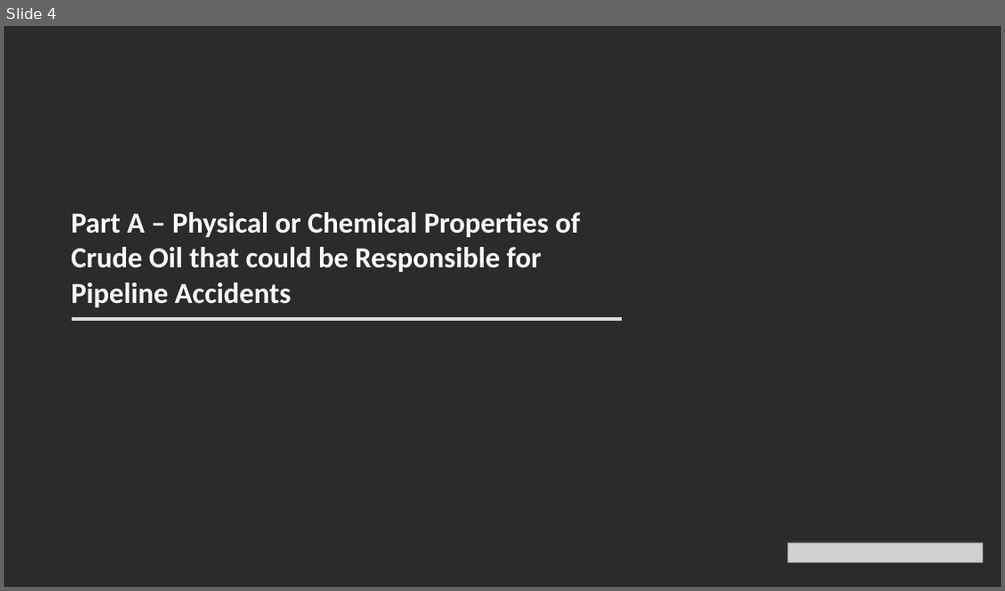
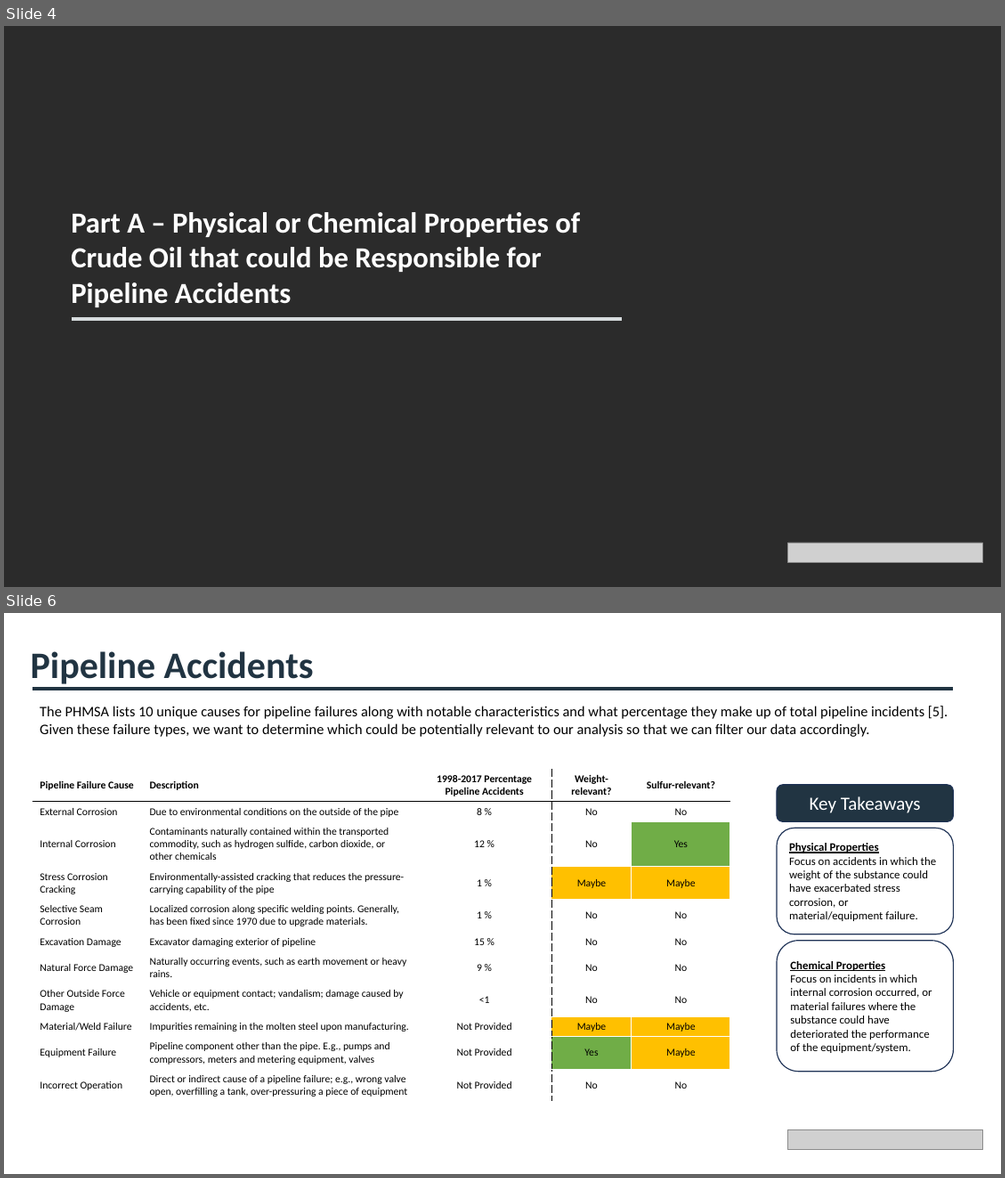
Before and after one commit to cameronmackinnon/crude_oil_accidents, a slide deck: presentations/Pipeline Accidents Presentation v0.pptx. Shown one above the other, each under a label of ours: slide 4 before the commit, slides 4 and 6 after it; the slides between them are not shown. The pictures are 1005x591 and 1005x1178 pixels, drawn with LibreOffice and Linux fonts; fonts in the diff are those of the drawing; grey boxes stand for pictures; background and template pictures are left out; a plain dark background stands for a picture behind light text. Boxes give left, top, right and bottom in pixels: in the first picture for what was removed or moved away, otherwise in the second. Text is boxed around its words. In the diff, an @@ line names an element or a change of style, - is before the commit and + after.

```diff
--- a/presentations/Pipeline Accidents Presentation v0.pptx
+++ b/presentations/Pipeline Accidents Presentation v0.pptx
@@ slide 6 added at [4, 613, 1001, 1174], background #FFFFFF @@
@@ text added at [31, 651, 314, 684], 36 pt, text #213442, bold @@
+Pipeline Accidents
@@ line added from (32, 689) to (954, 689), #213442 3 pt @@
@@ text added at [40, 706, 947, 737], 14 pt, text #000000 @@
+The PHMSA lists 10 unique causes for pipeline failures along with notable characteristics and what percentage they make up of total pipeline incidents [5]. Given these failure types, we want to determine which could be potentially relevant to our analysis so that we can filter our data accordingly.
@@ table added at [32, 770, 731, 1113], 11 rows, 5 columns @@
+Pipeline Failure Cause | Description | 1998-2017 Percentage Pipeline Accidents | Weight-relevant? | Sulfur-relevant?
+External Corrosion | Due to environmental conditions on the outside of the pipe | 8 % | No | No
+Internal Corrosion | Contaminants naturally contained within the transported commodity, such as hydrogen sulfide, carbon dioxide, or other chemicals | 12 % | No | Yes
+Stress Corrosion Cracking | Environmentally-assisted cracking that reduces the pressure-carrying capability of the pipe | 1 % | Maybe | Maybe
+Selective Seam Corrosion | Localized corrosion along specific welding points. Generally, has been fixed since 1970 due to upgrade materials. | 1 % | No | No
+Excavation Damage | Excavator damaging exterior of pipeline | 15 % | No | No
+Natural Force Damage | Naturally occurring events, such as earth movement or heavy rains. | 9 % | No | No
+Other Outside Force Damage | Vehicle or equipment contact; vandalism; damage caused by accidents, etc. | <1 | No | No
+Material/Weld Failure | Impurities remaining in the molten steel upon manufacturing. | Not Provided | Maybe | Maybe
+Equipment Failure | Pipeline component other than the pipe. E.g., pumps and compressors, meters and metering equipment, valves | Not Provided | Yes | Maybe
+Incorrect Operation | Direct or indirect cause of a pipeline failure; e.g., wrong valve open, overfilling a tank, over-pressuring a piece of equipment | Not Provided | No | No
@@ rounded rectangle added at [777, 785, 953, 822], fill #213442, outline #1E3256 1 pt, 18 pt, text #FFFFFF @@
+Key Takeaways
@@ rounded rectangle added at [777, 827, 953, 933], outline #1E3256 1 pt, 11 pt, text #000000 @@
+Physical Properties
+Focus on accidents in which the weight of the substance could have exacerbated stress corrosion, or material/equipment failure.
@@ rounded rectangle added at [777, 941, 953, 1071], outline #1E3256 1 pt, 11 pt, text #000000 @@
+Chemical Properties
+Focus on incidents in which internal corrosion occurred, or material failures where the substance could have deteriorated the performance of the equipment/system.
@@ picture added at [788, 1129, 984, 1149] @@
```
Also in this commit, not shown: 4 slides changed, 7 other slides added, 7 slides removed, 3 other files.
